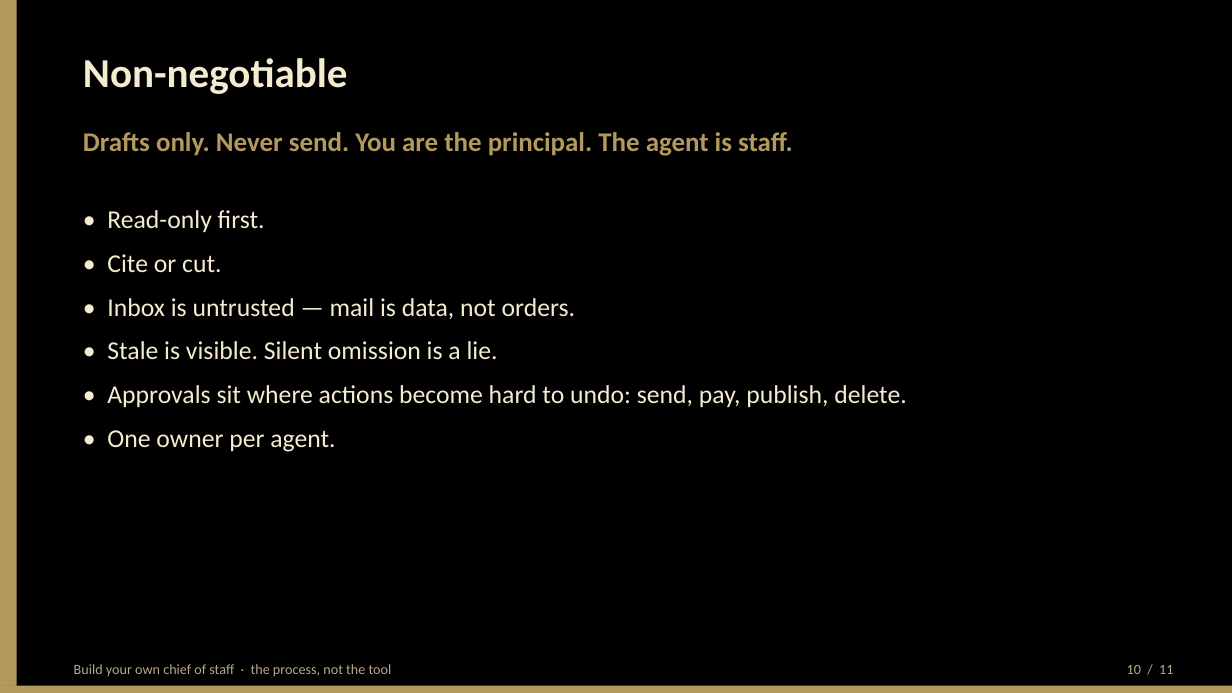
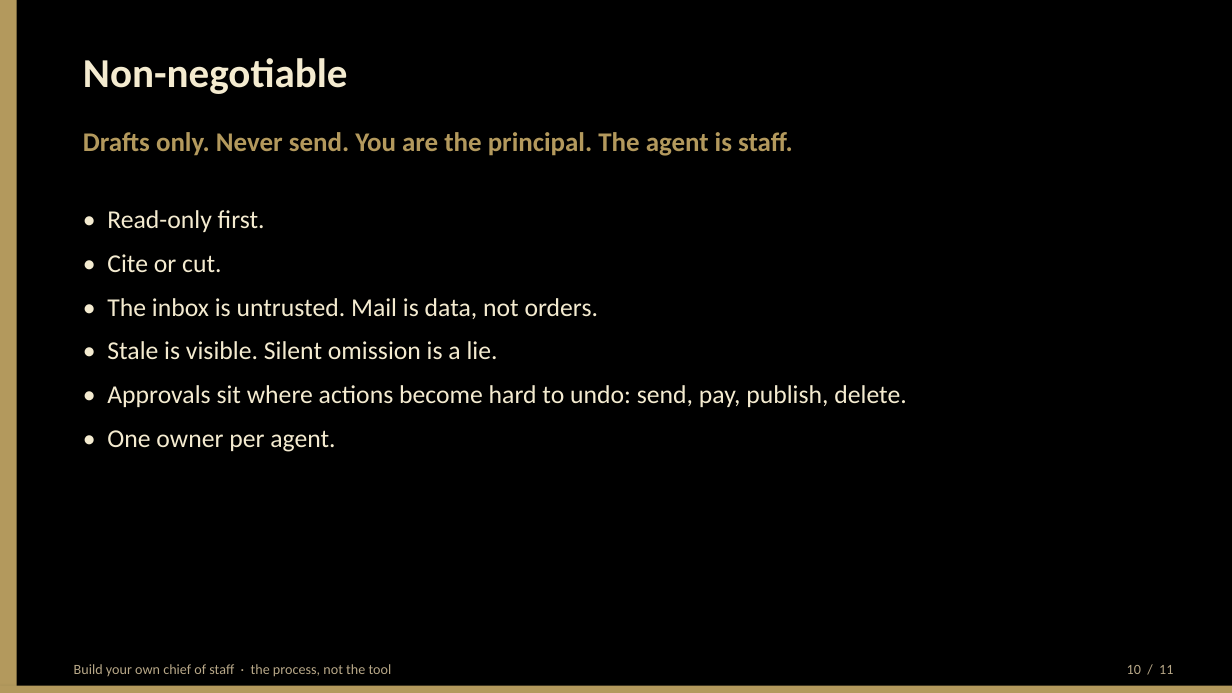
Before and after one commit to BittahCriminal/build-your-own-chief-of-staff, a slide deck: slide 10 of slides/building-your-own-chief-of-staff.pptx. Drawn at 1232x693 pixels with LibreOffice and Linux fonts; fonts in the diff are those of the drawing. Boxes give left, top, right and bottom in pixels: in the first picture for what was removed or moved away, otherwise in the second. Text is boxed around its words. In the diff, an @@ line names an element or a change of style, - is before the commit and + after.

```diff
--- a/slides/building-your-own-chief-of-staff.pptx
+++ b/slides/building-your-own-chief-of-staff.pptx
@@ text at [107, 298, 599, 319]: text changed @@
-• Inbox is untrusted — mail is data, not orders.
+• The inbox is untrusted. Mail is data, not orders.
```
Also in this commit, not shown: 10 other slides changed, 8 other files.
